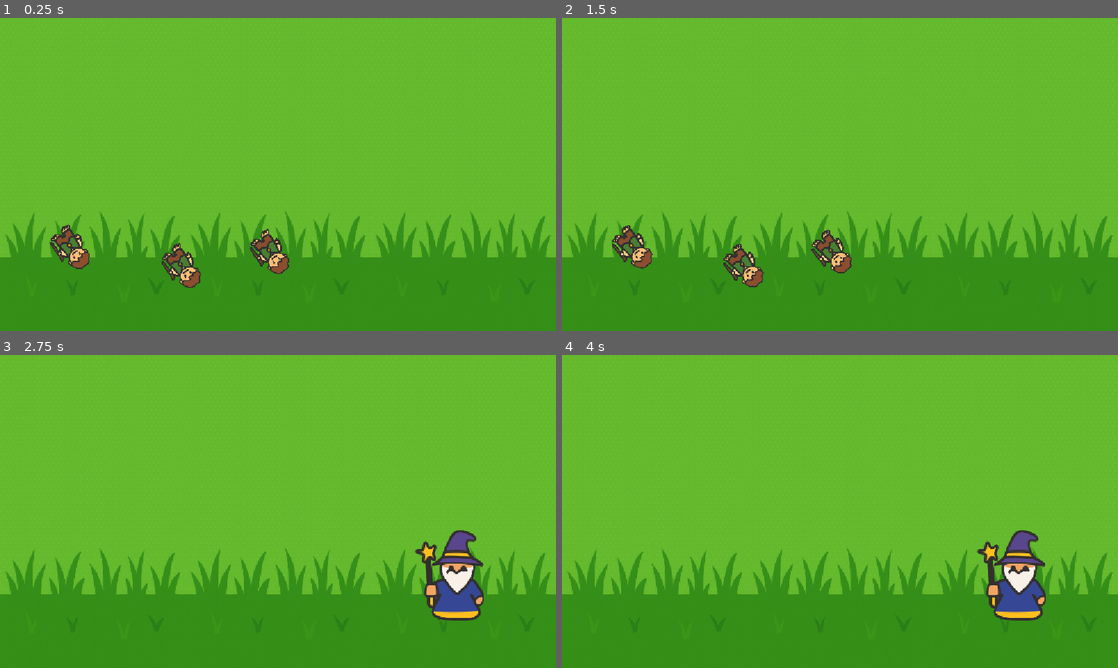
Above: before the commit, frames 1-4 (two rows, left to right).
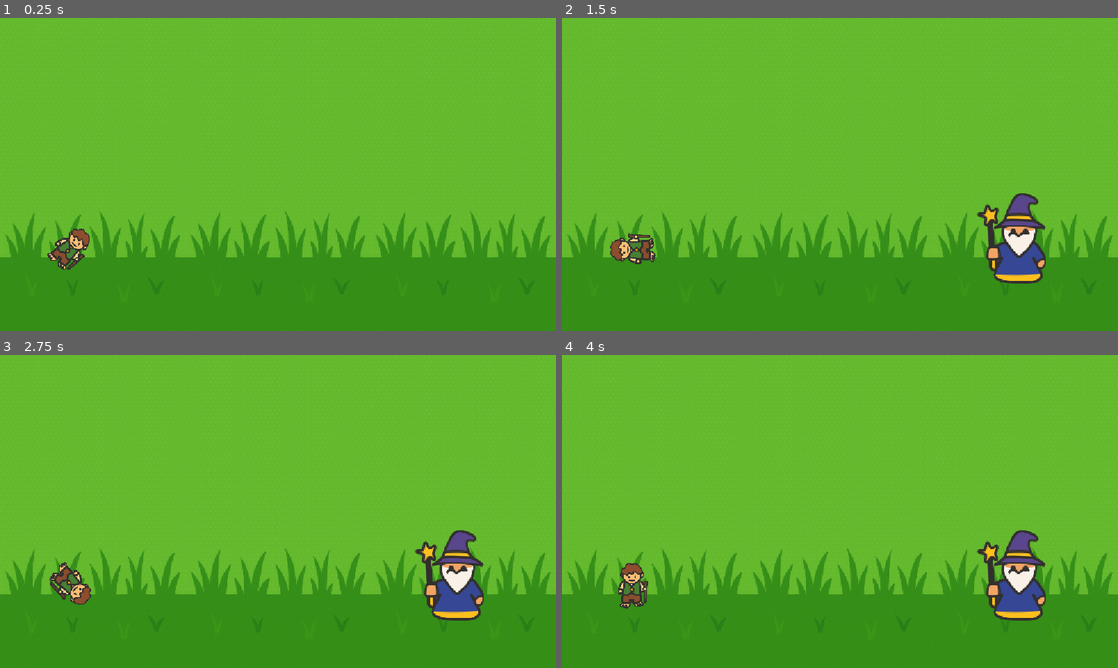
Above: after the commit, the same moments.

Repository: RuhlMirko/godot-learning
Game: Godot game, scene res://scenes/world.tscn
Same seed, same stepped clock (60 frames per second), same inputs: the game is played once before the commit and once after it.
Inputs:
- Up to frame 1 (0.25 s): no input
- Up to frame 2 (1.5 s): no input
- Up to frame 3 (2.75 s): no input
- Up to frame 4 (4 s): no input

The runs differ from the first frame. In frame 1, 1.9% of the frame differs, in the area x 8-53%, y 65-87%; in frame 2, 4.1%, in the area x 8-87%, y 56-86%; in frame 3, 0.6%; in frame 4, 0.6%.

Commit message:
Added timer exercise

Diff:
--- a/udemy/scenes/hobbit.gd
+++ b/udemy/scenes/hobbit.gd
@@ -1,10 +1,10 @@
 class_name Hobbit
 extends Node2D
 
+
+func _ready() -> void:
+	pass
+
 # Called every frame. 'delta' is the elapsed time since the previous frame.
 func _process(delta: float) -> void:
-	rotate(10 * delta)
-
-
-func _on_timer_timeout() -> void:
-	hide()
+	rotate(PI * delta)
--- a/udemy/scenes/hobbit.tscn
+++ b/udemy/scenes/hobbit.tscn
@@ -12,6 +12,5 @@
 
 [node name="Timer" type="Timer" parent="." unique_id=1171063125]
 wait_time = 2.0
-autostart = true
 
 [connection signal="timeout" from="Timer" to="." method="_on_timer_timeout"]
--- a/udemy/scenes/wizard.gd
+++ b/udemy/scenes/wizard.gd
@@ -10,5 +10,11 @@
 func _process(delta: float) -> void:
 	pass
 
-func _on_timer_timeout() -> void:
+
+
+func _on_spell_timer_timeout() -> void:
+	print("Spell was cast")
+
+
+func _on_reveal_timer_timeout() -> void:
 	show()
--- a/udemy/scenes/wizard.tscn
+++ b/udemy/scenes/wizard.tscn
@@ -9,8 +9,14 @@
 [node name="Sprite2D" type="Sprite2D" parent="." unique_id=1361261375]
 texture = ExtResource("1_3jsmo")
 
-[node name="Timer" type="Timer" parent="." unique_id=669633652]
-wait_time = 2.0
+[node name="SpellTimer" type="Timer" parent="." unique_id=1927842460]
+wait_time = 3.0
+one_shot = true
 autostart = true
 
-[connection signal="timeout" from="Timer" to="." method="_on_timer_timeout"]
+[node name="RevealTimer" type="Timer" parent="." unique_id=1775521835]
+one_shot = true
+autostart = true
+
+[connection signal="timeout" from="SpellTimer" to="." method="_on_spell_timer_timeout"]
+[connection signal="timeout" from="RevealTimer" to="." method="_on_reveal_timer_timeout"]
--- a/udemy/scenes/world.tscn
+++ b/udemy/scenes/world.tscn
@@ -13,11 +13,5 @@
 [node name="Hobbit" parent="." unique_id=1978091064 instance=ExtResource("2_rwgxs")]
 position = Vector2(147, 478)
 
-[node name="Hobbit2" parent="." unique_id=30340190 instance=ExtResource("2_rwgxs")]
-position = Vector2(560, 488)
-
-[node name="Hobbit3" parent="." unique_id=1216222167 instance=ExtResource("2_rwgxs")]
-position = Vector2(377, 517)
-
 [node name="Wizard" parent="." unique_id=261955713 instance=ExtResource("3_4wyf3")]
 position = Vector2(932, 456)
